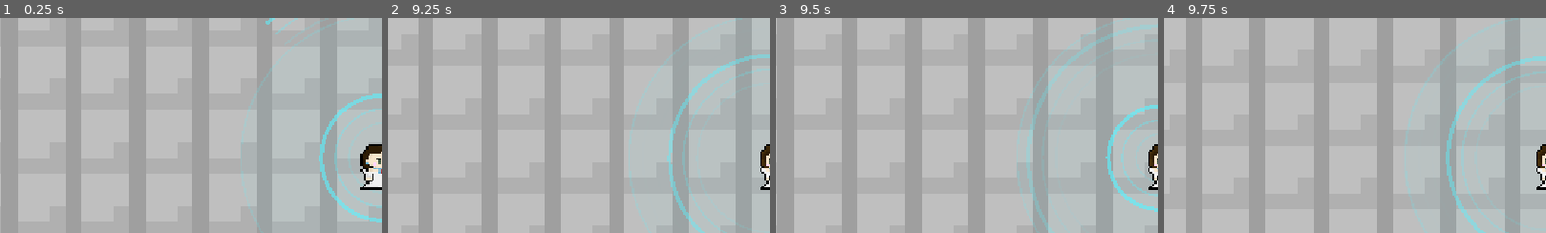
Above: before the commit, frames 1-4 (left to right).
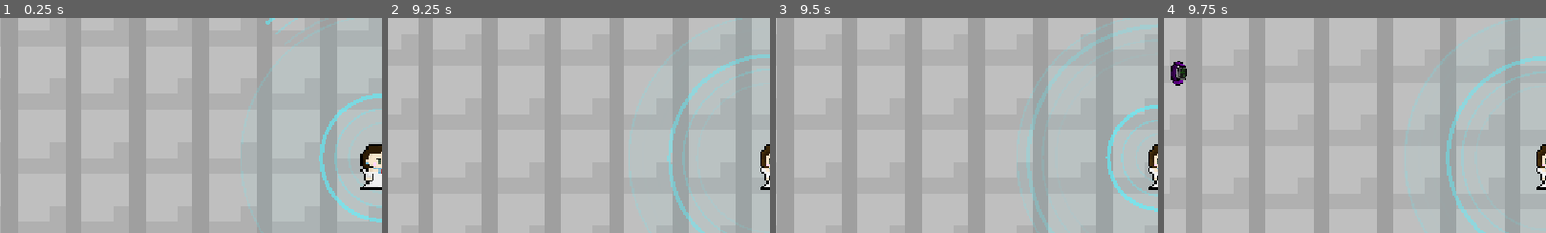
Above: after the commit, the same moments.

Repository: leolilaia/GuerraTecnologica
Game: Godot game, scene res://scenes/main/main_arena.tscn
Two runs of this game, one before a commit and one after it. Both use one fixed random seed, a clock stepped at 60 frames per second and the inputs below.
Inputs (mouse positions are % of the whole screen's width and height, from its top left):
- Up to frame 1 (0.25 s): no input
- Up to frame 2 (9.25 s): move the mouse to (72, 45) at 0.52 s; hold D (move_right) 0.53-1.28 s; click (72, 45) at 0.67 s; move the mouse to (30, 55) at 1.27 s; hold S (move_down) 1.28-2.03 s; move the mouse to (60, 28) at 2.02 s; hold D (move_right) 2.03-2.78 s; move the mouse to (45, 70) at 2.77 s; hold W (move_up) 2.78-3.53 s; click (45, 70) at 2.92 s; move the mouse to (80, 65) at 3.52 s; hold A (move_left) 3.53-5.03 s; move the mouse to (20, 35) at 4.27 s; move the mouse to (55, 50) at 5.02 s; hold S (move_down) 5.03-5.78 s; click (55, 50) at 5.17 s; move the mouse to (35, 25) at 5.77 s; hold D (move_right) 5.78-6.53 s; move the mouse to (72, 45) at 6.52 s; hold W (move_up) 6.53-7.28 s; move the mouse to (30, 55) at 7.27 s; hold D (move_right) 7.28-8.03 s; click (30, 55) at 7.42 s; move the mouse to (60, 28) at 8.02 s; hold S (move_down) 8.03-8.78 s; move the mouse to (45, 70) at 8.77 s; hold A (move_left) from 8.78 s (still down)
- Up to frame 3 (9.5 s): keep holding A (move_left)
- Up to frame 4 (9.75 s): move the mouse to (80, 65) at 9.52 s; release A (move_left) at 9.53 s; hold W (move_up) from 9.53 s (still down); click (80, 65) at 9.67 s
The pictures show only the part of the screen within x 0-50%, y 20-70%; the shares and areas given below are measured in that part.

Frames 1-3 are identical in both runs. In frame 4, 0.4% of the frame differs, in the area x 1-6%, y 20-32%.

Commit message:
Adiciona boss do Smartphone, projétil inimigo e Start Wave no WaveManager

Diff:
--- /dev/null
+++ b/scenes/enemies/EnemyProjectile.tscn
@@ -0,0 +1,14 @@
+[gd_scene format=3 uid="uid://bla07x4gumtjk"]
+
+[ext_resource type="Script" uid="uid://cl1uv6higtdto" path="res://scenes/enemies/enemy_projectile.gd" id="1_r1yng"]
+
+[sub_resource type="CircleShape2D" id="CircleShape2D_tmq5d"]
+
+[node name="EnemyProjectile" type="Area2D" unique_id=322903282]
+collision_layer = 0
+script = ExtResource("1_r1yng")
+
+[node name="Sprite2D" type="Sprite2D" parent="." unique_id=1998269846]
+
+[node name="CollisionShape2D" type="CollisionShape2D" parent="." unique_id=1829674731]
+shape = SubResource("CircleShape2D_tmq5d")
--- /dev/null
+++ b/scenes/enemies/boss_smartphone.tscn
@@ -0,0 +1,42 @@
+[gd_scene format=3 uid="uid://bkyi5xtnirpsd"]
+
+[ext_resource type="PackedScene" uid="uid://1640r0stkje4" path="res://scenes/enemies/enemy_base.tscn" id="1_0j0bj"]
+[ext_resource type="Script" uid="uid://cao8543nh8g4b" path="res://scripts/enemies/boss_smartphone.gd" id="2_3snqj"]
+[ext_resource type="PackedScene" uid="uid://bla07x4gumtjk" path="res://scenes/enemies/EnemyProjectile.tscn" id="3_1fahf"]
+[ext_resource type="Texture2D" uid="uid://bf27ef8hekb1k" path="res://assets/sprites/Inimigos/Bosses/Smartphone.png" id="4_aq81a"]
+
+[sub_resource type="CapsuleShape2D" id="CapsuleShape2D_c8xt0"]
+radius = 39.0
+height = 128.0
+
+[sub_resource type="CapsuleShape2D" id="CapsuleShape2D_vfp2t"]
+radius = 34.0
+height = 122.0
+
+[node name="boss_smartphone" unique_id=410658759 instance=ExtResource("1_0j0bj")]
+script = ExtResource("2_3snqj")
+projectile_scene = ExtResource("3_1fahf")
+chase_time = 2.5
+telegraph_time = 0.6
+dash_time = 0.4
+dash_speed = 600.0
+shoot_pause = 0.8
+shots_per_burst = 5
+spread_degrees = 50.0
+projectile_damage = 8.0
+speed = 60.0
+hp = 1500.0
+damage = 15.0
+
+[node name="Sprite2D" parent="." index="0" unique_id=555424325]
+position = Vector2(70, 69)
+scale = Vector2(0.453125, 0.48437503)
+texture = ExtResource("4_aq81a")
+
+[node name="CollisionShape2D" parent="Hitbox" parent_id_path=PackedInt32Array(1228511987) index="0" unique_id=2107185566]
+position = Vector2(61, 68)
+shape = SubResource("CapsuleShape2D_c8xt0")
+
+[node name="CollisionShape2D" parent="." index="2" unique_id=288305320]
+position = Vector2(61, 69)
+shape = SubResource("CapsuleShape2D_vfp2t")
--- /dev/null
+++ b/scenes/enemies/enemy_projectile.gd
@@ -0,0 +1,25 @@
+extends Area2D
+
+var direction: Vector2 = Vector2.RIGHT
+var damage: float = 8.0
+var speed: float = 300.0
+var lifetime: float = 5.0
+
+func _ready() -> void:
+	body_entered.connect(_on_body_entered)
+
+func setup(dir: Vector2, dmg: float) -> void:
+	direction = dir
+	damage = dmg
+	rotation = dir.angle()
+
+func _physics_process(delta: float) -> void:
+	global_position += direction * speed * delta
+	lifetime -= delta
+	if lifetime <= 0.0:
+		queue_free()
+
+func _on_body_entered(body: Node) -> void:
+	if body.is_in_group("player") and body.has_method("take_damage"):
+		body.take_damage(damage)
+		queue_free()
--- a/scenes/enemies/enemybase.tscn
+++ b/scenes/enemies/enemybase.tscn
@@ -1,6 +1,5 @@
 [gd_scene format=3 uid="uid://dhsdnab3gcfub"]
 
-[ext_resource type="Script" path="res://scripts/enemies/enemybase.gd" id="1_0mhav"]
 [ext_resource type="Texture2D" uid="uid://363xqhquj21m" path="res://assets/sprites/Inimigos/Genericos/Samsung.png" id="2_73n04"]
 
 [sub_resource type="CapsuleShape2D" id="CapsuleShape2D_tmq5d"]
@@ -13,7 +12,6 @@
 
 [node name="EnemyBase" type="CharacterBody2D" unique_id=410658759]
 collision_layer = 2
-script = ExtResource("1_0mhav")
 
 [node name="Sprite2D" type="Sprite2D" parent="." unique_id=555424325]
 position = Vector2(-4.7683716e-07, -2.2351742e-08)
--- a/scenes/enemies/microondas.tscn
+++ b/scenes/enemies/microondas.tscn
@@ -1,6 +1,6 @@
 [gd_scene format=3 uid="uid://cs8krvafcngvt"]
 
-[ext_resource type="PackedScene" uid="uid://1640r0stkje4" path="res://scenes/enemies/enemybase.tscn" id="1_1wfr2"]
+[ext_resource type="PackedScene" uid="uid://1640r0stkje4" path="res://scenes/enemies/enemy_base.tscn" id="1_1wfr2"]
 [ext_resource type="Texture2D" uid="uid://id5yiyaypgjq" path="res://assets/sprites/Inimigos/Genericos/Microondas.png" id="2_qihab"]
 
 [sub_resource type="RectangleShape2D" id="RectangleShape2D_vy0at"]
--- a/scenes/enemies/robo.tscn
+++ b/scenes/enemies/robo.tscn
@@ -1,6 +1,6 @@
 [gd_scene format=3 uid="uid://b05p2oa1k7k2e"]
 
-[ext_resource type="PackedScene" uid="uid://1640r0stkje4" path="res://scenes/enemies/enemybase.tscn" id="1_htgoa"]
+[ext_resource type="PackedScene" uid="uid://1640r0stkje4" path="res://scenes/enemies/enemy_base.tscn" id="1_htgoa"]
 [ext_resource type="Texture2D" uid="uid://cgy1ycv6cyjvo" path="res://assets/sprites/Inimigos/Genericos/Robo.png" id="2_ev7c2"]
 
 [sub_resource type="CapsuleShape2D" id="CapsuleShape2D_nv60j"]
--- a/scenes/enemies/smartwatch.tscn
+++ b/scenes/enemies/smartwatch.tscn
@@ -1,6 +1,6 @@
 [gd_scene format=3 uid="uid://bovr3b75702ej"]
 
-[ext_resource type="PackedScene" uid="uid://1640r0stkje4" path="res://scenes/enemies/enemybase.tscn" id="1_gui71"]
+[ext_resource type="PackedScene" uid="uid://1640r0stkje4" path="res://scenes/enemies/enemy_base.tscn" id="1_gui71"]
 [ext_resource type="Texture2D" uid="uid://bre11b7p01dfu" path="res://assets/sprites/Inimigos/Genericos/Smartwatch.png" id="2_s8fm8"]
 
 [sub_resource type="CapsuleShape2D" id="CapsuleShape2D_8mh42"]
--- a/scenes/main/main_arena.tscn
+++ b/scenes/main/main_arena.tscn
@@ -10,6 +10,7 @@
 [ext_resource type="Script" uid="uid://bacbdgilgvb2y" path="res://scripts/player/player_spawner.gd" id="6_spawner"]
 [ext_resource type="PackedScene" uid="uid://cs8krvafcngvt" path="res://scenes/enemies/microondas.tscn" id="6_vy0at"]
 [ext_resource type="PackedScene" uid="uid://b05p2oa1k7k2e" path="res://scenes/enemies/robo.tscn" id="7_g1wnh"]
+[ext_resource type="PackedScene" uid="uid://bkyi5xtnirpsd" path="res://scenes/enemies/boss_smartphone.tscn" id="10_pi41u"]
 
 [node name="MainArena" type="Node2D" unique_id=2030471012]
 
@@ -20,13 +21,12 @@
 player_scene = ExtResource("2_igey7")
 character = ExtResource("4_vy0at")
 
-[node name="HUD" parent="." unique_id=1340031289 node_paths=PackedStringArray("spawner") instance=ExtResource("4_y7d6u")]
-spawner = NodePath("")
+[node name="HUD" parent="." unique_id=1340031289 instance=ExtResource("4_y7d6u")]
 
 [node name="WaveManager" type="Node2D" parent="." unique_id=2049395163]
 script = ExtResource("4_i1fls")
-wave_duration = 2.0
 enemy_scenes = Dictionary[String, PackedScene]({
+"boss_smartphone": ExtResource("10_pi41u"),
 "celular": ExtResource("3_igey7"),
 "microondas": ExtResource("6_vy0at"),
 "robo": ExtResource("7_g1wnh")
--- /dev/null
+++ b/scripts/enemies/boss_smartphone.gd
@@ -0,0 +1,81 @@
+extends "res://scripts/enemies/enemy_base.gd"
+
+enum State { CHASE, TELEGRAPH, DASH, SHOOT }
+
+@export var projectile_scene: PackedScene   # arraste enemy_projectile.tscn
+@export var chase_time: float = 2.5
+@export var telegraph_time: float = 0.6
+@export var dash_time: float = 0.4
+@export var dash_speed: float = 600.0
+@export var shoot_pause: float = 0.8
+@export var shots_per_burst: int = 5
+@export var spread_degrees: float = 50.0
+@export var projectile_damage: float = 8.0
+
+var state: State = State.CHASE
+var state_timer: float = 0.0
+var dash_dir: Vector2 = Vector2.ZERO
+
+func _physics_process(delta: float) -> void:
+	if not is_instance_valid(player):
+		return
+	state_timer += delta
+	var to_player := global_position.direction_to(player.global_position)
+
+	match state:
+		State.CHASE:
+			velocity = to_player * speed
+			_face(to_player)
+			if state_timer >= chase_time:
+				_change_state(State.TELEGRAPH)
+		State.TELEGRAPH:
+			velocity = Vector2.ZERO
+			if has_node("Sprite2D"):
+				$Sprite2D.position.x = randf_range(-4.0, 4.0)   # treme avisando o golpe
+			if state_timer >= telegraph_time:
+				_change_state(State.DASH)
+		State.DASH:
+			velocity = dash_dir * dash_speed
+			if state_timer >= dash_time:
+				_change_state(State.SHOOT)
+		State.SHOOT:
+			velocity = Vector2.ZERO
+			if state_timer >= shoot_pause:
+				_change_state(State.CHASE)
+
+	move_and_slide()
+
+	# Dano de contato (a versão base foi substituída, então repetimos aqui)
+	if has_node("Hitbox"):
+		for body in $Hitbox.get_overlapping_bodies():
+			if body.has_method("take_damage"):
+				body.take_damage(damage)
+
+func _change_state(new_state: State) -> void:
+	state = new_state
+	state_timer = 0.0
+	if has_node("Sprite2D"):
+		$Sprite2D.position.x = 0.0
+	match state:
+		State.DASH:
+			dash_dir = global_position.direction_to(player.global_position)
+			_face(dash_dir)
+		State.SHOOT:
+			_fire_burst()
+
+func _face(dir: Vector2) -> void:
+	if has_node("Sprite2D"):
+		$Sprite2D.flip_h = dir.x < 0.0
+
+func _fire_burst() -> void:
+	if projectile_scene == null or not is_instance_valid(player):
+		return
+	var base_angle := global_position.direction_to(player.global_position).angle()
+	var spread := deg_to_rad(spread_degrees)
+	for i in shots_per_burst:
+		var t := 0.5 if shots_per_burst == 1 else float(i) / (shots_per_burst - 1)
+		var angle := base_angle + lerpf(-spread / 2.0, spread / 2.0, t)
+		var p := projectile_scene.instantiate()
+		get_tree().current_scene.add_child(p)
+		p.global_position = global_position
+		p.setup(Vector2.from_angle(angle), projectile_damage)
--- a/scripts/enemies/wave_manager.gd
+++ b/scripts/enemies/wave_manager.gd
@@ -8,6 +8,7 @@
 @export var max_wave: int = 50
 # Em cada chave, o nome do inimigo; em cada valor, a cena (preencha no Inspetor)
 @export var enemy_scenes: Dictionary[String, PackedScene] = {}
+@export var start_wave: int = 1
 
 var wave: int = 0
 var wave_timer: float = 0.0
@@ -26,7 +27,8 @@
 var boss_waves: Dictionary = {10: "boss_smartphone", 20: "boss_laptop", 30: "boss_desktop", 50: "boss_ia"}
 
 func _ready() -> void:
-	_start_wave(1)
+	await get_tree().process_frame   # espera a arena (e o PlayerSpawner) terminarem de montar a cena
+	_start_wave(start_wave)
 
 func _process(delta: float) -> void:
 	var player := get_tree().get_first_node_in_group("player") as Node2D
Not shown, added: scenes/enemies/enemy_projectile.gd.uid
Not shown, added: scripts/enemies/boss_smartphone.gd.uid
